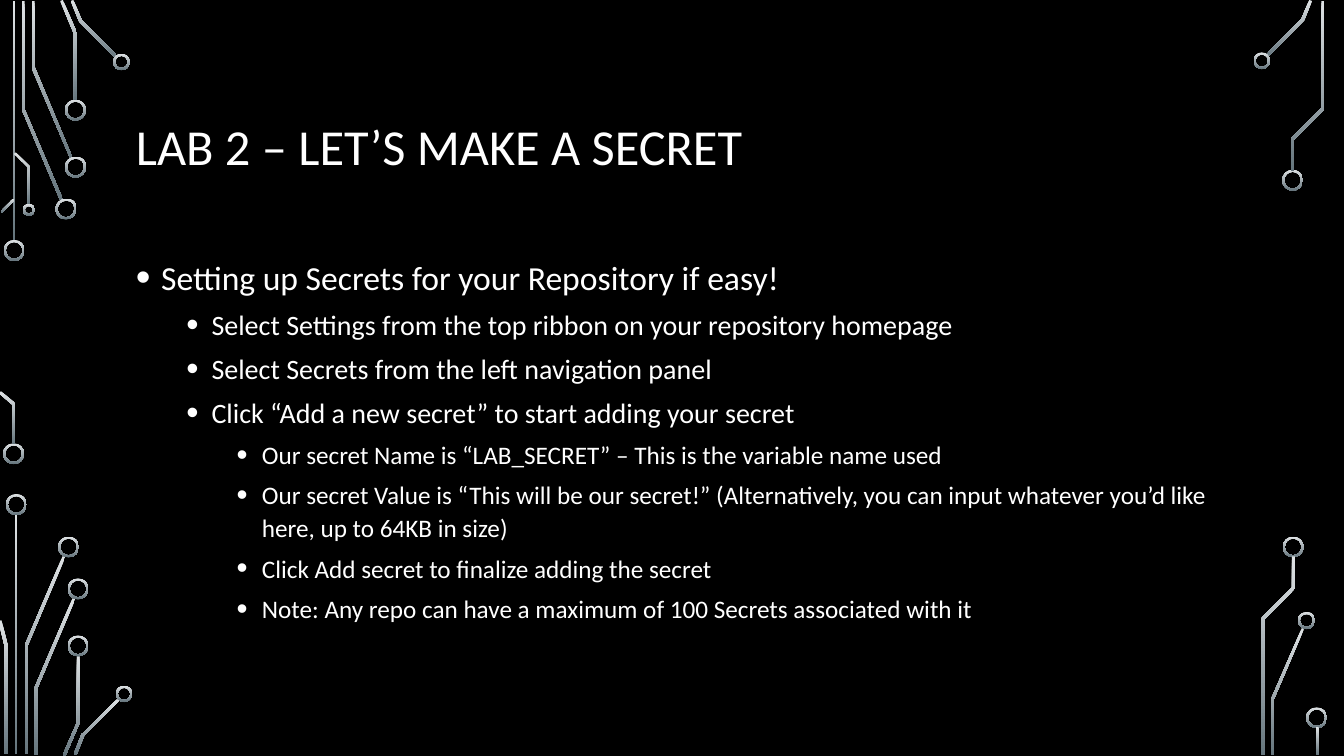
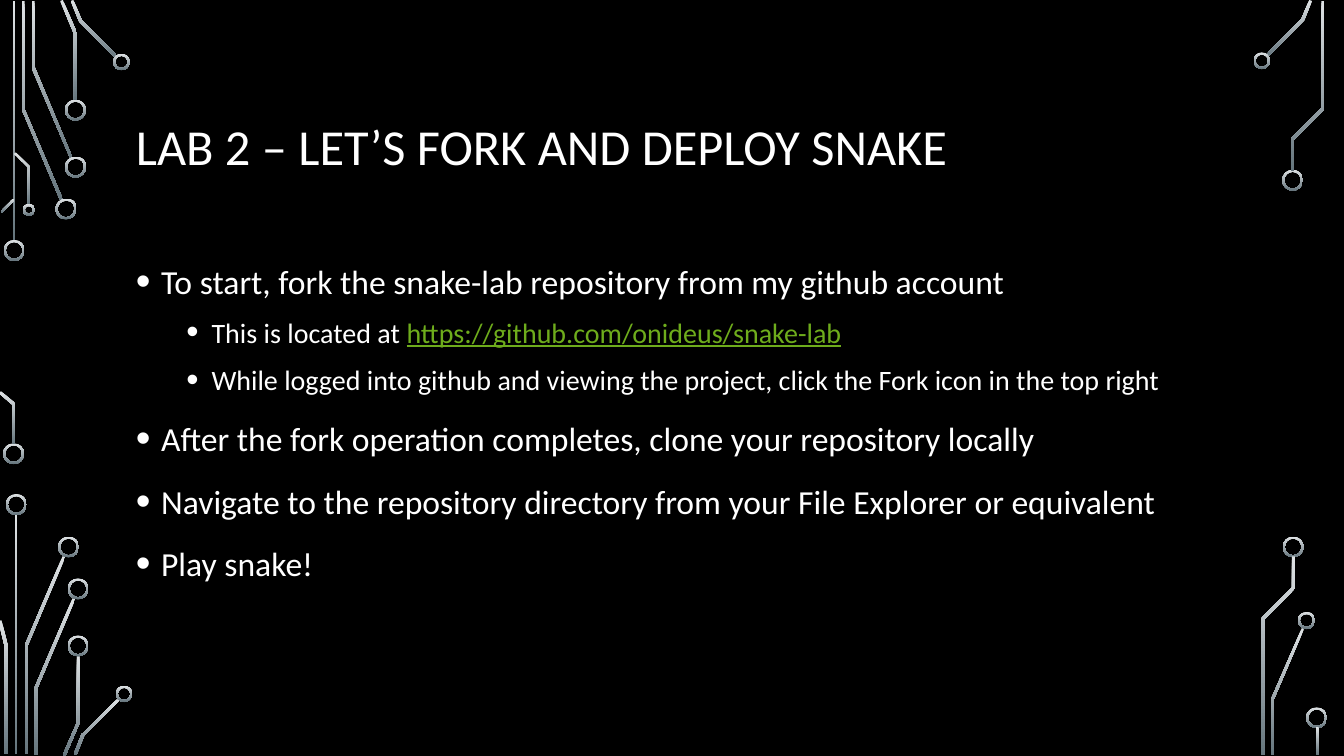
Before and after one commit to onideus/github-101-website, a slide deck: slide 23 of resources/Advanced github topics.pptx (slide 31 before the commit). Drawn at 1344x756 pixels with LibreOffice and Linux fonts; fonts in the diff are those of the drawing; background and template pictures are left out. Boxes give left, top, right and bottom in pixels: in the first picture for what was removed or moved away, otherwise in the second. Text is boxed around its words. In the diff, an @@ line names an element or a change of style, - is before the commit and + after.

```diff
--- a/resources/Advanced github topics.pptx
+++ b/resources/Advanced github topics.pptx
@@ title at (x1=136, y1=129, x2=947, y2=166): text changed @@
-LAB 2 – LET’S MAKE A SECRET
+LAB 2 – LET’S FORK AND DEPLOY SNAKE
@@ text at (x1=161, y1=270, x2=1159, y2=582): text changed; size 18 to 24 pt @@
-• Setting up Secrets for your Repository if easy!
-  • Select Settings from the top ribbon on your repository homepage
-  • Select Secrets from the left navigation panel
-  • Click “Add a new secret” to start adding your secret
-    • Our secret Name is “LAB_SECRET” – This is the variable name used
-    • Our secret Value is “This will be our secret!” (Alternatively, you can input whatever you’d like here, up to 64KB in size)
-    • Click Add secret to finalize adding the secret
-    • Note: Any repo can have a maximum of 100 Secrets associated with it
+• To start, fork the snake-lab repository from my github account
+  • This is located at https://github.com/onideus/snake-lab
+  • While logged into github and viewing the project, click the Fork icon in the top right
+• After the fork operation completes, clone your repository locally
+• Navigate to the repository directory from your File Explorer or equivalent
+• Play snake!
```
Also in this commit, not shown: 7 other slides changed, 8 slides removed, 1 other file.
